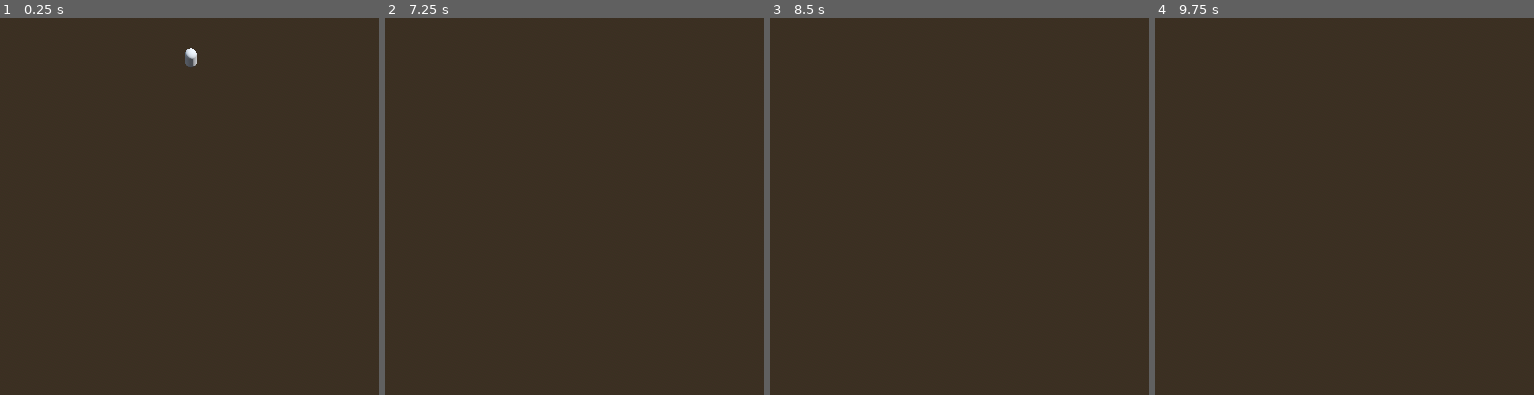
Above: before the commit, frames 1-4 (left to right).
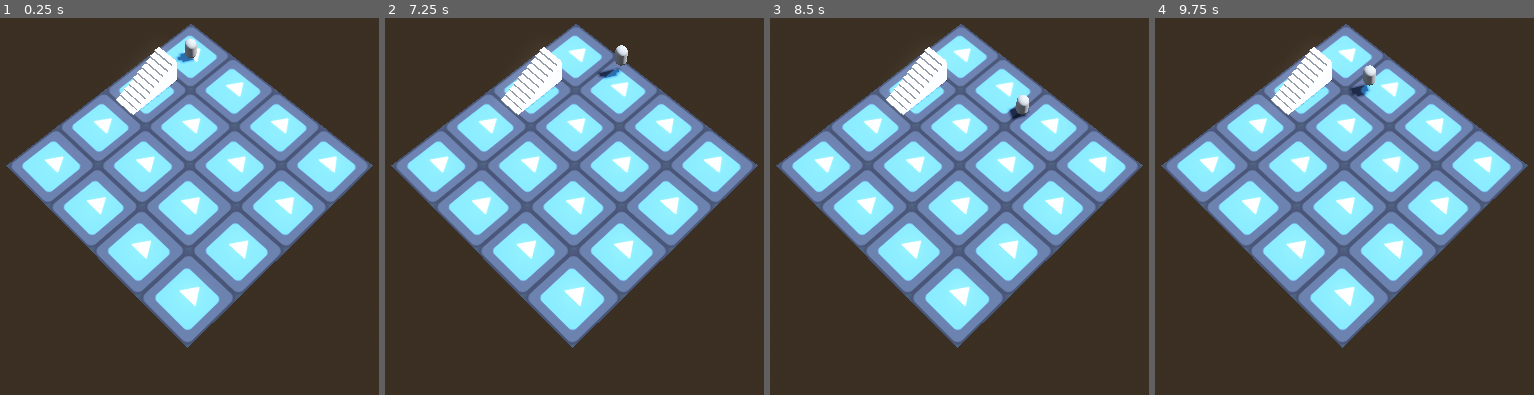
Above: after the commit, the same moments.

Repository: mark00vka/DeceptionWizards
Game: Godot game, scene res://main.tscn
Two runs of this game, one before a commit and one after it. Both use one fixed random seed, a clock stepped at 60 frames per second and the inputs below. The engine's default icon, where the game draws it, is replaced by a stand-in: a white triangle on a blue panel in a dark square.
Inputs:
- Up to frame 1 (0.25 s): no input
- Up to frame 2 (7.25 s): tap Enter (ui_accept) at 0.5, 0.77, 1.52, 3.02, 3.77, 4.52, 5.75, 6.02, 6.77 s; hold Right (ui_right) 0.53-1.28 s; hold Down (ui_down) 1.28-2.03 s; hold Right (ui_right) 2.03-2.78 s; hold Up (ui_up) 2.78-3.53 s; hold Left (ui_left) 3.53-5.03 s; hold Down (ui_down) 5.03-5.78 s; hold Right (ui_right) 5.78-6.53 s; hold Up (ui_up) from 6.53 s (still down)
- Up to frame 3 (8.5 s): release Up (ui_up) at 7.28 s; hold Right (ui_right) 7.28-8.03 s; tap Enter (ui_accept) at 7.52 s; hold Down (ui_down) from 8.03 s (still down)
- Up to frame 4 (9.75 s): release Down (ui_down) at 8.78 s; hold Left (ui_left) 8.78-9.53 s; tap Enter (ui_accept) at 9.02 s; hold Up (ui_up) from 9.53 s (still down)

The runs differ from the first frame. In frame 1, 42% of the frame differs, in the area x 1-99%, y 1-88%; in frame 2, 42%; in frame 3, 42%; in frame 4, 42%.
Error before the commit: Parse Error: Identifier "TILE" not declared in the current scope. (res://main.gd:29)

Commit message:
add player controls, edit boundary tile

Diff:
--- a/boundary_tile.tscn
+++ b/boundary_tile.tscn
@@ -1,20 +1,9 @@
-[gd_scene load_steps=4 format=3 uid="uid://irqx4mth2q2"]
+[gd_scene load_steps=2 format=3 uid="uid://irqx4mth2q2"]
 
-[sub_resource type="StandardMaterial3D" id="StandardMaterial3D_iisde"]
-transparency = 1
-
-[sub_resource type="BoxMesh" id="BoxMesh_8a4kp"]
-material = SubResource("StandardMaterial3D_iisde")
+[sub_resource type="BoxShape3D" id="BoxShape3D_qtiji"]
 size = Vector3(5, 10, 5)
 
-[sub_resource type="BoxShape3D" id="BoxShape3D_yeqjd"]
-size = Vector3(5, 0.01, 5)
+[node name="BoundaryTile" type="StaticBody3D"]
 
-[node name="BoundaryTile" type="MeshInstance3D"]
-mesh = SubResource("BoxMesh_8a4kp")
-
-[node name="StaticBody3D" type="StaticBody3D" parent="."]
-
-[node name="CollisionShape3D" type="CollisionShape3D" parent="StaticBody3D"]
-transform = Transform3D(1, 0, 0, 0, 1, 0, 0, 0, 1, 0.0110426, 0, 0.927755)
-shape = SubResource("BoxShape3D_yeqjd")
+[node name="CollisionShape3D2" type="CollisionShape3D" parent="."]
+shape = SubResource("BoxShape3D_qtiji")
--- a/main.gd
+++ b/main.gd
@@ -26,7 +26,7 @@
 				generate_boundary_tile(i, j)
 
 func generate_tile(x: int, y: int):
-	var tile =  TILE.instantiate()
+	var tile =  GROUND_TILE.instantiate()
 	add_child(tile, true)
 	tile.global_position = tilemap_to_global(Vector2i(x, y))
 
--- a/player.gd
+++ b/player.gd
@@ -4,6 +4,7 @@
 const SPEED = 5.0
 const JUMP_VELOCITY = 4.5
 
+@onready var shape_cast_3d: ShapeCast3D = $ShapeCast3D
 
 func _physics_process(delta: float) -> void:
 	# Add the gravity.
--- a/player.tscn
+++ b/player.tscn
@@ -6,6 +6,8 @@
 
 const SPEED = 5.0
 const JUMP_VELOCITY = 4.5
+
+
 
 
 func _physics_process(delta: float) -> void:
@@ -35,6 +37,10 @@
 
 [sub_resource type="CapsuleShape3D" id="CapsuleShape3D_wxlbw"]
 
+[sub_resource type="CylinderShape3D" id="CylinderShape3D_rtod0"]
+height = 2.25
+radius = 1.0
+
 [node name="Player" type="CharacterBody3D"]
 collision_layer = 2
 collision_mask = 7
@@ -45,3 +51,8 @@
 
 [node name="CollisionShape3D" type="CollisionShape3D" parent="."]
 shape = SubResource("CapsuleShape3D_wxlbw")
+
+[node name="ShapeCast3D" type="ShapeCast3D" parent="."]
+transform = Transform3D(1, 0, 0, 0, 1, 0, 0, 0, 1, 0, 1.11321, 0)
+shape = SubResource("CylinderShape3D_rtod0")
+collide_with_areas = true
--- a/tile.tscn
+++ b/tile.tscn
@@ -18,5 +18,5 @@
 [node name="StaticBody3D" type="StaticBody3D" parent="."]
 
 [node name="CollisionShape3D" type="CollisionShape3D" parent="StaticBody3D"]
-transform = Transform3D(1, 0, 0, 0, 1, 0, 0, 0, 1, 0.0110426, 0, 0.927755)
+transform = Transform3D(1, 0, 0, 0, 1, 0, 0, 0, 1, 0.0110426, 0, 0.0284159)
 shape = SubResource("BoxShape3D_8a8f3")
Not shown: 1 places in player.tscn that only renumber resources
Not shown: 1 places in tiles/ground_tile/ground_tile.tscn that only renumber resources
